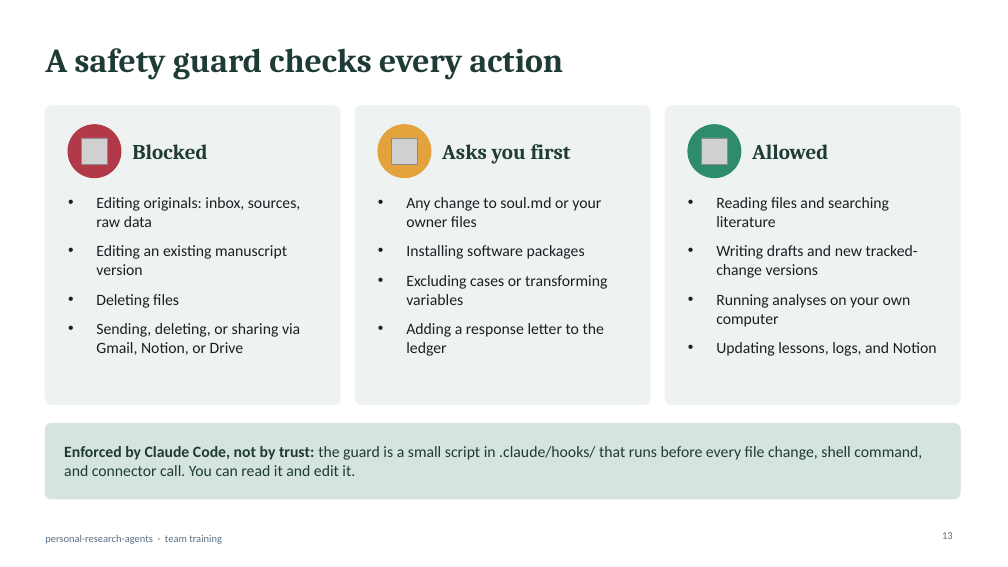
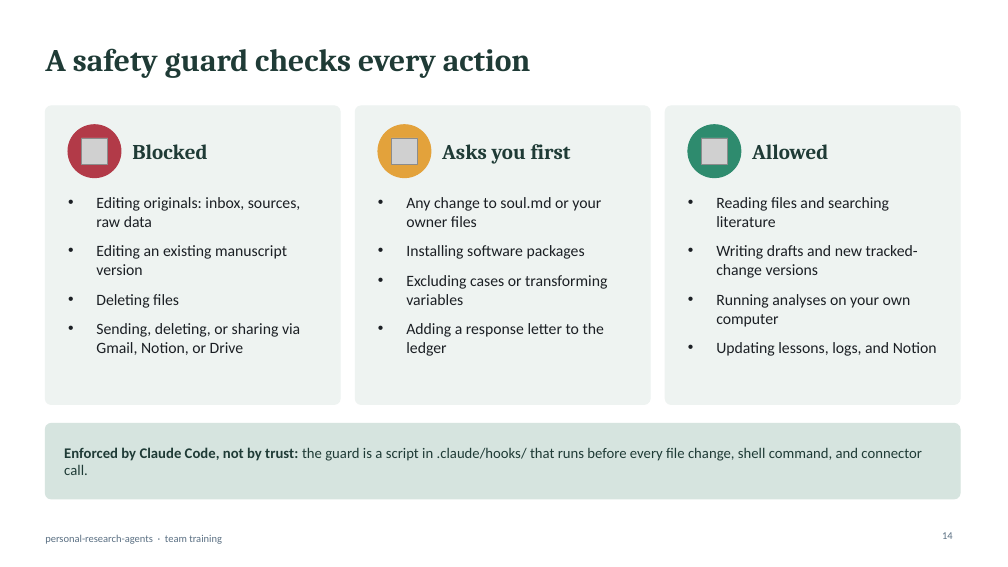
Before and after one commit to simonhdang/personal-research-agents, a slide deck: slide 14 of docs/personal-research-agents_seminar.pptx (slide 13 before the commit). Drawn at 1008x567 pixels with LibreOffice and Linux fonts; fonts in the diff are those of the drawing; grey boxes stand for pictures. Boxes give left, top, right and bottom in pixels: in the first picture for what was removed or moved away, otherwise in the second. Text is boxed around its words. In the diff, an @@ line names an element or a change of style, - is before the commit and + after.

```diff
--- a/docs/personal-research-agents_seminar.pptx
+++ b/docs/personal-research-agents_seminar.pptx
@@ title "A safety guard checks every ..." at bbox=[45, 48, 531, 78]: size 32 to 30 pt @@
@@ text at bbox=[64, 447, 922, 475]: text changed; size 15 to 14 pt @@
-Enforced by Claude Code, not by trust: the guard is a small script in .claude/hooks/ that runs before every file change, shell command, and connector call. You can read it and edit it.
+Enforced by Claude Code, not by trust: the guard is a script in .claude/hooks/ that runs before every file change, shell command, and connector call.
@@ page number at bbox=[942, 532, 953, 539]: text changed @@
-13
+14
```
Also in this commit, not shown: 16 other slides changed, 24 slides added, 6 slides removed, 1 other file.
